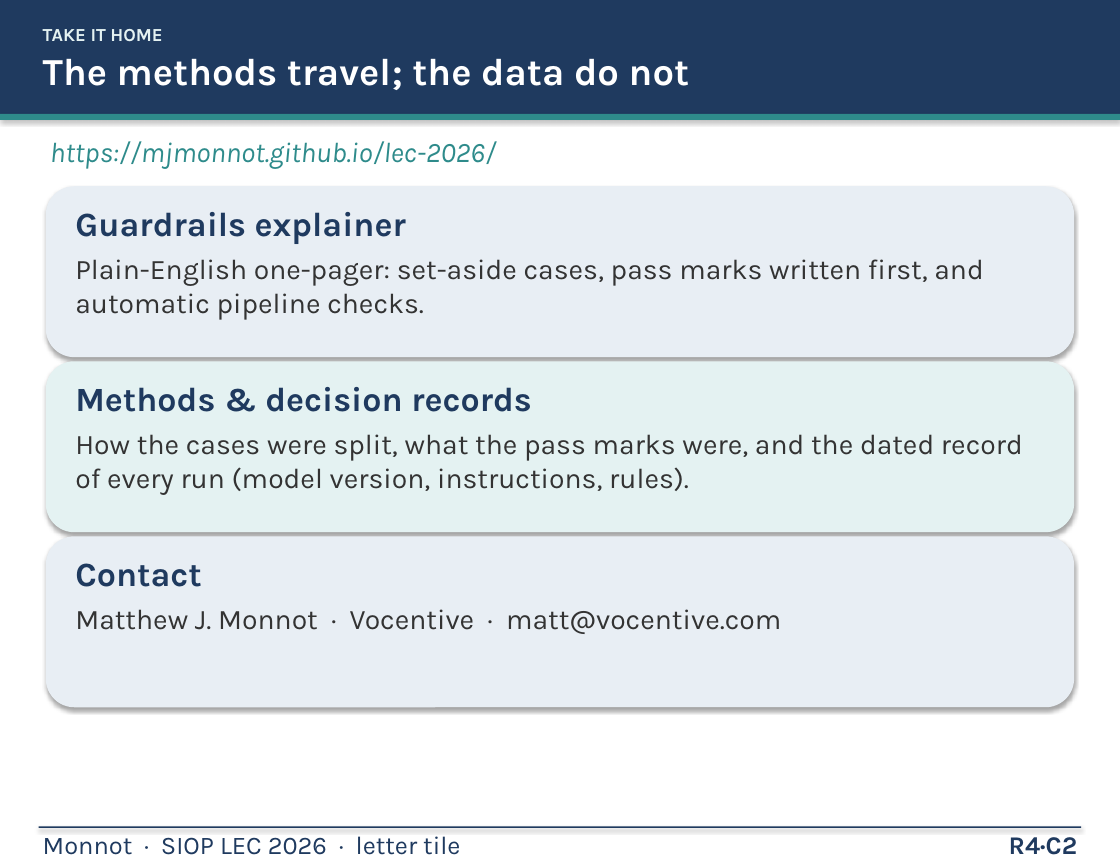
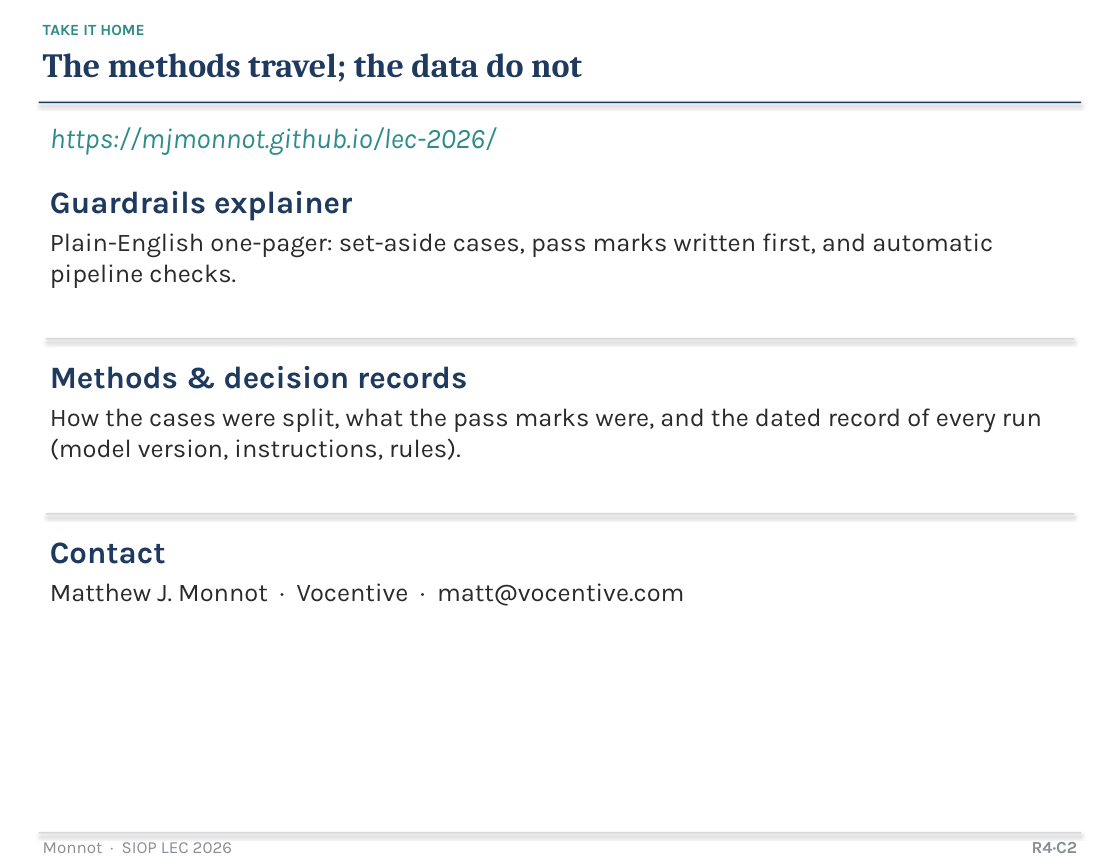
Before and after one commit to mjmonnot/mjmonnot.github.io, a slide deck: slide 14 of lec-2026/assets/Monnot_Poster_v5.pptx. Drawn at 1120x865 pixels with LibreOffice and Linux fonts; fonts in the diff are those of the drawing. Boxes give left, top, right and bottom in pixels: in the first picture for what was removed or moved away, otherwise in the second. Text is boxed around its words. In the diff, an @@ line names an element or a change of style, - is before the commit and + after.

Commit message:
LEC 2026: Tufte pass — type not banners, dots not boxes

```diff
--- a/lec-2026/assets/Monnot_Poster_v5.pptx
+++ b/lec-2026/assets/Monnot_Poster_v5.pptx
@@ text "TAKE IT HOME" at (43, 24, 582, 82): size 13 to 11 pt, text colour #E4F2F2 to #2E8B8B in "TAKE IT HOME"; size 27 to 24 pt, font Karla to Cambria, text colour #FFFFFF to #1F3A5F in "The methods travel; the data do not"; line spacing 1 to 1.05 @@
@@ rectangle removed at (0, 114, 1120, 120) @@
@@ rectangle: place and size @@
-rectangle at (0, 0, 1120, 114)
+rectangle at (39, 102, 1081, 103)
@@ text "https://mjmonnot.github.io/lec-2026/": place and size @@
-text "https://mjmonnot.github.io/lec-2026/" at (50, 141, 496, 169)
+text "https://mjmonnot.github.io/lec-2026/" at (50, 127, 496, 155)
@@ text "Guardrails explainer": place and size @@
-text "Guardrails explainer" at (75, 212, 406, 244)
+text "Guardrails explainer" at (50, 191, 352, 221)
@@ rounded rectangle removed at (46, 186, 1074, 357) @@
@@ text "Plain-English one-pager: set-aside cases, pass ...": place and size @@
-text "Plain-English one-pager: set-aside cases, pass ..." at (75, 259, 983, 320)
+text "Plain-English one-pager: set-aside cases, pass ..." at (50, 233, 993, 288)
@@ size 24 to 22 pt in 3 elements at (50, 542, 166, 564), (50, 191, 352, 221), (50, 366, 467, 389) @@
@@ text "Methods & decision records": place and size @@
-text "Methods & decision records" at (75, 387, 532, 412)
+text "Methods & decision records" at (50, 366, 467, 389)
@@ rectangle added at (46, 339, 1074, 340), fill #C8C8C8 @@
@@ rounded rectangle removed at (46, 361, 1074, 533) @@
@@ text "How the cases were split, ...": place and size @@
-text "How the cases were split, ..." at (75, 434, 1023, 495)
+text "How the cases were split, ..." at (50, 408, 1042, 460)
@@ text "Contact": place and size @@
-text "Contact" at (75, 563, 201, 587)
+text "Contact" at (50, 542, 166, 564)
@@ rounded rectangle removed at (46, 537, 1074, 708) @@
@@ rectangle added at (46, 513, 1074, 514), fill #C8C8C8 @@
@@ size 20 to 18 pt, text colour #333333 to #2A2A2A in 3 elements at (50, 233, 993, 288), (50, 408, 1042, 460), (50, 583, 684, 606) @@
@@ text "Matthew J. Monnot · Vocentive ...": place and size @@
-text "Matthew J. Monnot · Vocentive ..." at (75, 609, 781, 634)
+text "Matthew J. Monnot · Vocentive ..." at (50, 583, 684, 606)
@@ rectangle: place and size @@
-rectangle at (39, 827, 1081, 828)
+rectangle at (39, 833, 1081, 834)
@@ rectangle at (39, 833, 1081, 834): fill #1F3A5F to #C8C8C8 @@
@@ text "R4·C2" at (1032, 842, 1078, 853): size 18 to 12 pt, text colour #1F3A5F to #8A8F94 @@
@@ text at (43, 842, 232, 853): text changed; size 18 to 12 pt; text colour #1F3A5F to #8A8F94 @@
-Monnot · SIOP LEC 2026 · letter tile
+Monnot · SIOP LEC 2026
```
Also in this commit, not shown: 17 other slides changed, 5 other files.
